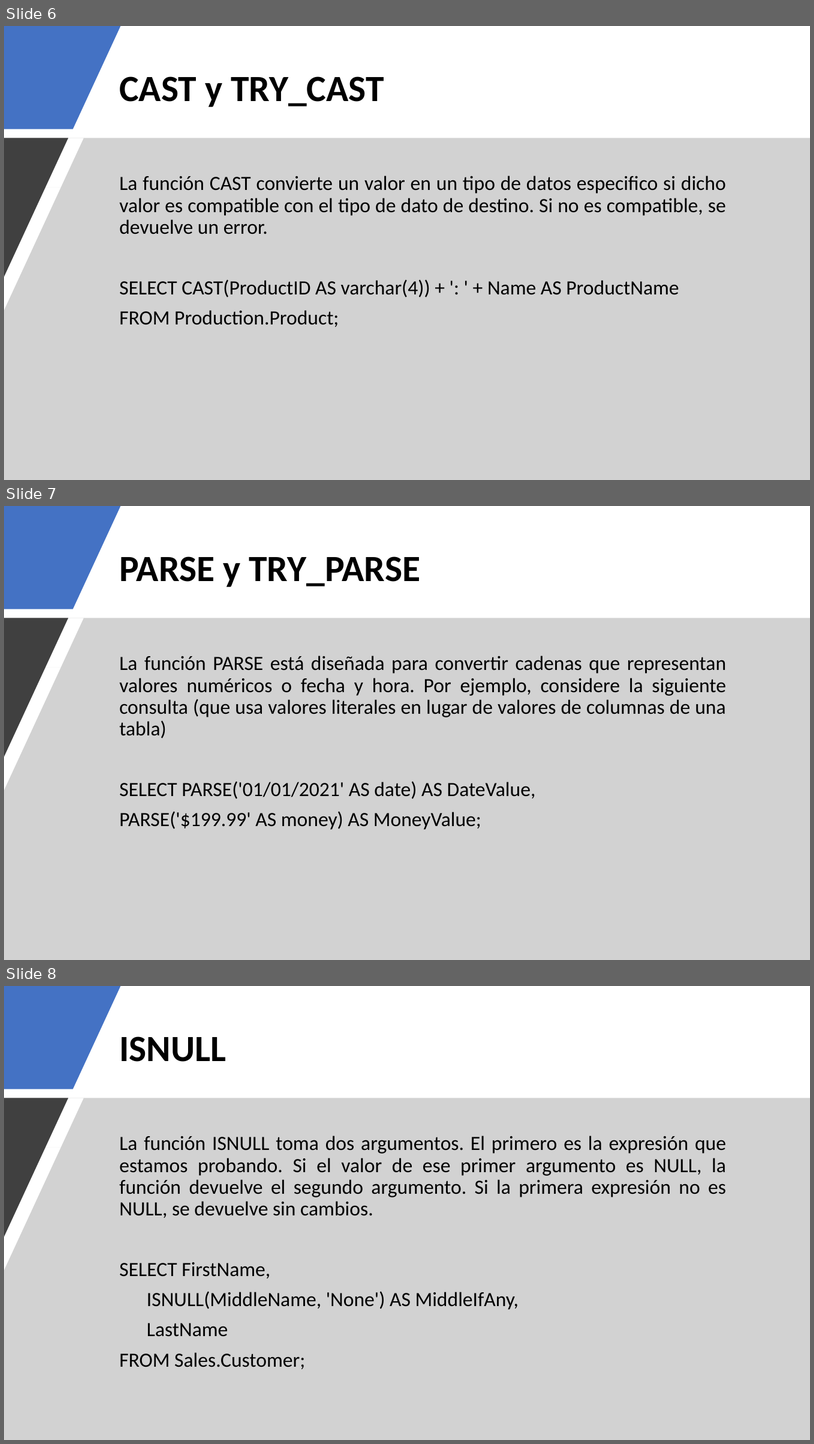
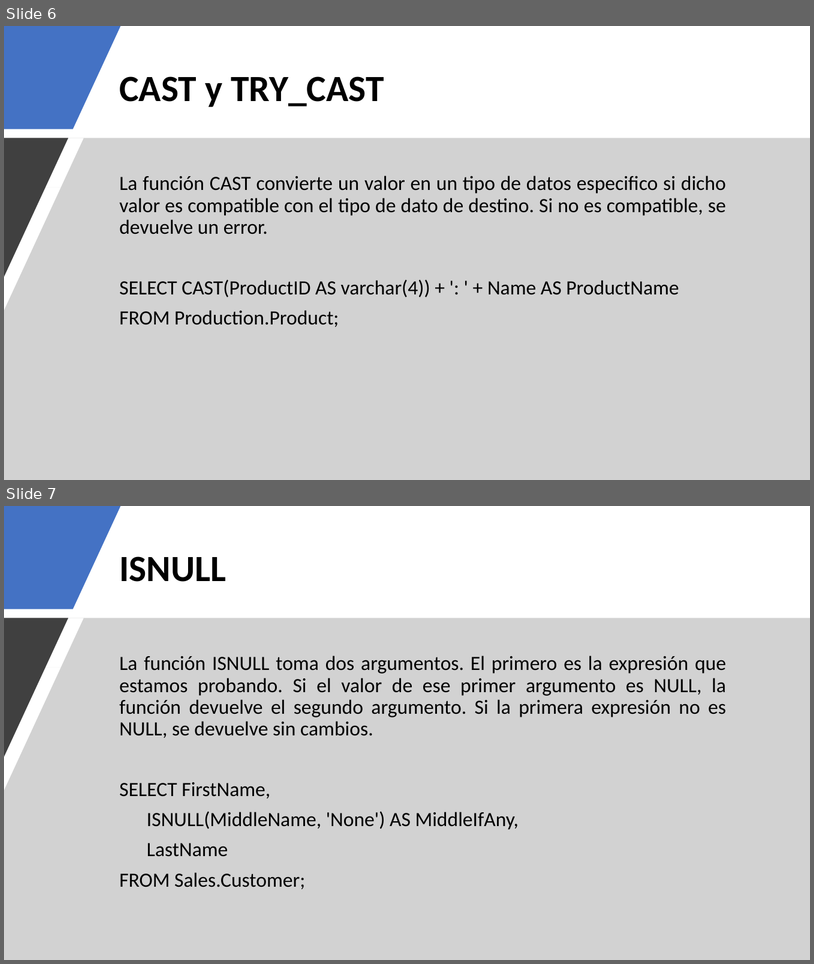
Before and after one commit to jorloicono/AF-BIGDATA-BI, a slide deck: PRESENTACIONES/2. SQL.pptx. Shown one above the other, each under a label of ours: slides 6, 7 and 8 before the commit, slides 6 and 7 after it. The pictures are 814x1444 and 814x964 pixels, drawn with LibreOffice and Linux fonts; fonts in the diff are those of the drawing. Boxes give left, top, right and bottom in pixels: in the first picture for what was removed or moved away, otherwise in the second. Text is boxed around its words. In the diff, an @@ line names an element or a change of style, - is before the commit and + after.

```diff
--- a/PRESENTACIONES/2. SQL.pptx
+++ b/PRESENTACIONES/2. SQL.pptx
@@ slide 7 removed at box(4, 506, 810, 960), background #FFFFFF @@
@@ freeform shape removed at box(4, 506, 121, 609) @@
@@ title removed at box(119, 556, 420, 587) @@
-PARSE y TRY_PARSE
@@ freeform shape removed at box(4, 618, 810, 960) @@
@@ freeform shape removed at box(4, 618, 68, 756) @@
@@ text removed at box(119, 655, 726, 829) @@
-La función PARSE está diseñada para convertir cadenas que representan valores numéricos o fecha y hora. Por ejemplo, considere la siguiente consulta (que usa valores literales en lugar de valores de columnas de una tabla)
-SELECT PARSE('01/01/2021' AS date) AS DateValue,
-PARSE('$199.99' AS money) AS MoneyValue;
@@ what was slide 8 is now slide 7 @@
```
Also in this commit, not shown: 19 other files.
